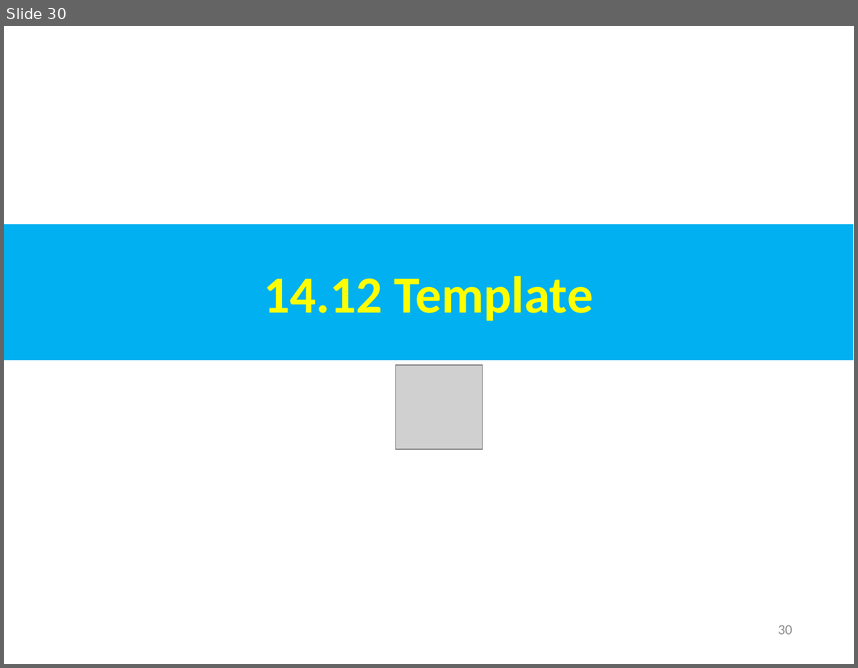
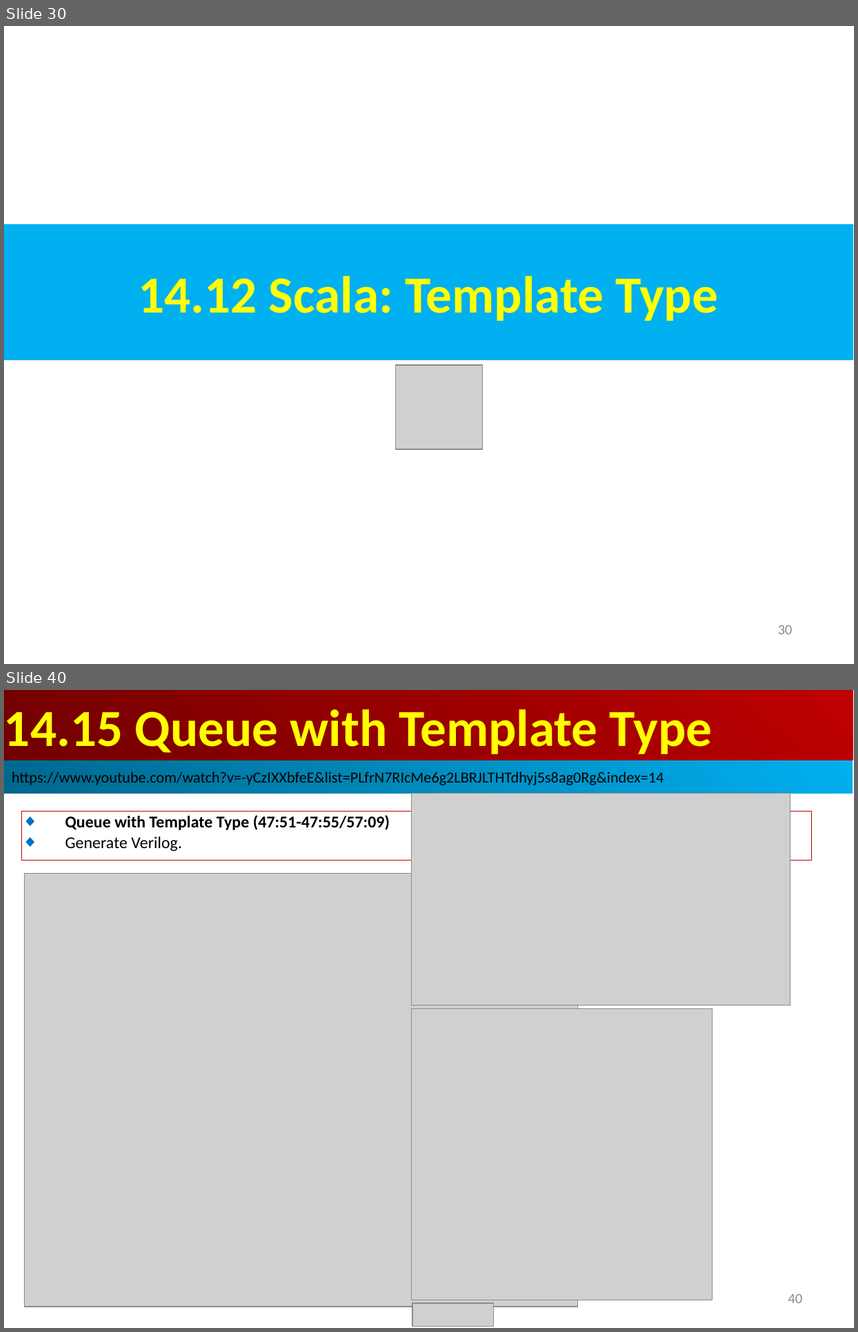
Before and after one commit to peterhchen/AIU_CS800_Chisel, a slide deck: 500_UCSC_HWD/014_Inherit/000_Video/014.Inherit.ppt. Shown one above the other, each under a label of ours: slide 30 before the commit, slides 30 and 40 after it; the slides between them are not shown. The pictures are 858x668 and 858x1332 pixels, drawn with LibreOffice and Linux fonts; fonts in the diff are those of the drawing; grey boxes stand for pictures. Boxes give left, top, right and bottom in pixels: in the first picture for what was removed or moved away, otherwise in the second. Text is boxed around its words. In the diff, an @@ line names an element or a change of style, - is before the commit and + after.

```diff
--- a/500_UCSC_HWD/014_Inherit/000_Video/014.Inherit.ppt
+++ b/500_UCSC_HWD/014_Inherit/000_Video/014.Inherit.ppt
@@ slide 40 added at box(4, 690, 854, 1328), background #FFFFFF @@
@@ rectangle added at box(4, 690, 853, 760), fill gradient #BF0000 to #710000, 44 pt, text #FFFF00, bold @@
+14.15 Queue with Template Type
@@ rectangle added at box(4, 760, 853, 793), fill gradient #00AFEF to #00688E, 13 pt, text #000000 @@
+https://www.youtube.com/watch?v=-yCzIXXbfeE&list=PLfrN7RIcMe6g2LBRJLTHTdhyj5s8ag0Rg&index=14
@@ rectangle added at box(22, 811, 811, 860), outline #C00000 0.74 pt, 14 pt, text #000000, bold @@
+◆ Queue with Template Type (47:51-47:55/57:09)
+◆ Generate Verilog.
@@ picture added at box(411, 793, 791, 1005) @@
@@ picture added at box(25, 874, 578, 1306) @@
@@ picture added at box(411, 1008, 712, 1299) @@
@@ picture added at box(413, 1303, 495, 1326) @@
@@ page number added at box(788, 1294, 802, 1303), 12 pt, text #8B8B8B @@
+40
@@ slide 30 changed as well @@
@@ text in rectangle at box(138, 276, 718, 321): text changed @@
-14.12 Template
+14.12 Scala: Template Type
```
Also in this commit, not shown: 3 other slides changed, 13 other slides added, 1 slide removed.
